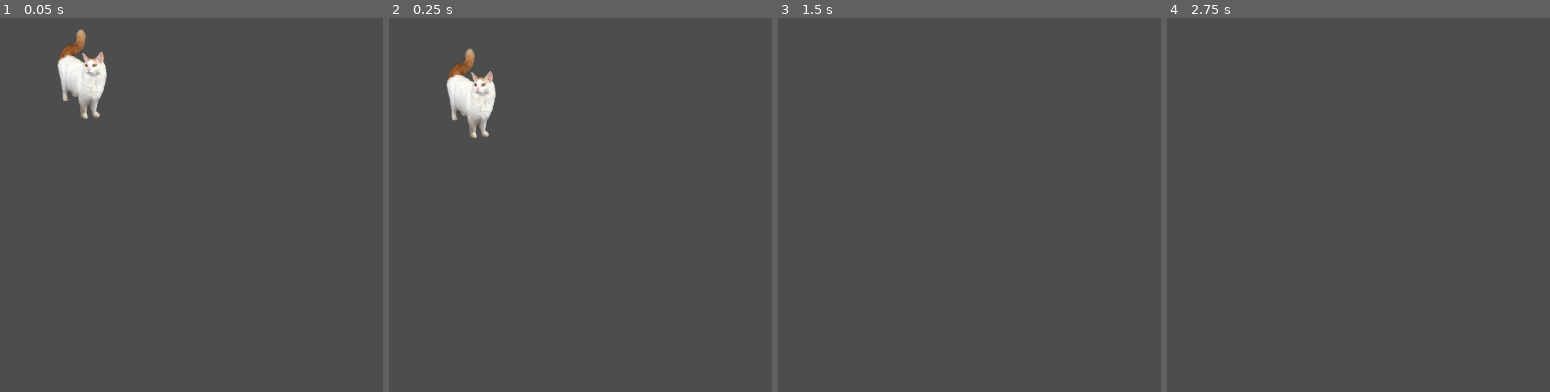
Above: before the commit, frames 1-4 (left to right).
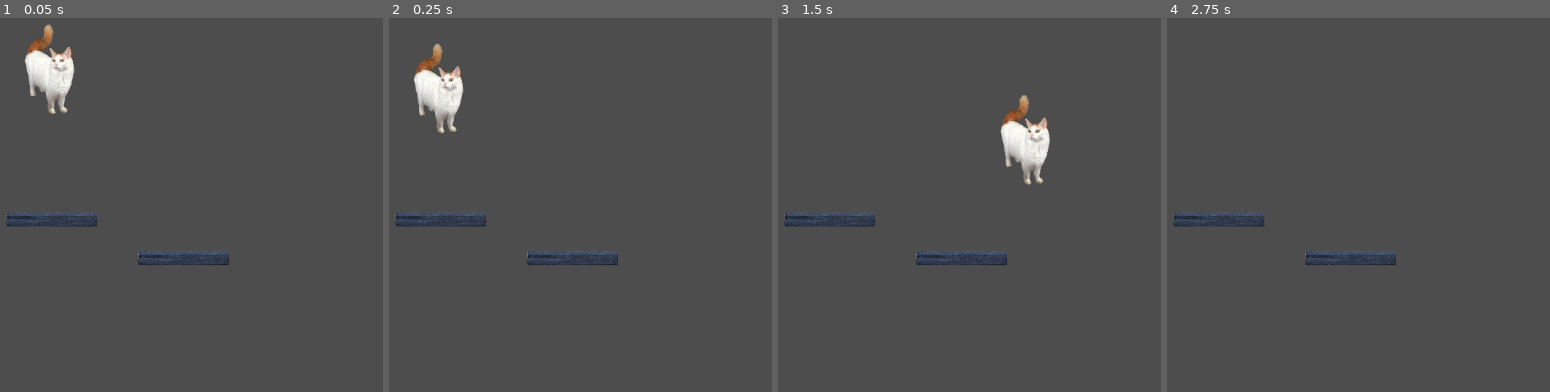
Above: after the commit, the same moments.

Repository: 24106/chef-cat
Game: Godot game, scene res://scenes/level_1.tscn
Two runs of this game, one before a commit and one after it. Both use one fixed random seed, a clock stepped at 60 frames per second and the inputs below.
Inputs:
- Up to frame 1 (0.05 s): no input
- Up to frame 2 (0.25 s): no input
- Up to frame 3 (1.5 s): tap Enter (ui_accept) at 0.5, 0.77 s; hold Right (ui_right) from 0.53 s (still down)
- Up to frame 4 (2.75 s): tap Enter (ui_accept) at 1.52 s; release Right (ui_right) at 2.03 s; hold Left (ui_left) from 2.03 s (still down)

The runs differ from the first frame. In frame 1, 4.2% of the frame differs, in the area x 1-60%, y 1-67%; in frame 2, 4.2%, in the area x 1-60%, y 6-67%; in frame 3, 3.0%; in frame 4, 1.2%.

Commit message:
adding basic platforms
so that the player has something to move on

Diff:
--- a/scenes/level_1.tscn
+++ b/scenes/level_1.tscn
@@ -1,8 +1,15 @@
 [gd_scene format=3 uid="uid://gcicvknkqeqm"]
 
 [ext_resource type="PackedScene" uid="uid://csnym1hhvp63e" path="res://scenes/prefabs/player.tscn" id="1_014kd"]
+[ext_resource type="PackedScene" uid="uid://nlo1v2x0ec0g" path="res://scenes/prefabs/platform.tscn" id="2_bswci"]
 
 [node name="level1" type="Node2D" unique_id=402238727]
 
 [node name="player" parent="." unique_id=1720179057 instance=ExtResource("1_014kd")]
-position = Vector2(187, 188)
+position = Vector2(140, 181)
+
+[node name="platform" parent="." unique_id=975258551 instance=ExtResource("2_bswci")]
+position = Vector2(143, 399)
+
+[node name="platform2" parent="." unique_id=198293701 instance=ExtResource("2_bswci")]
+position = Vector2(333, 455)
--- /dev/null
+++ b/scenes/prefabs/platform.tscn
@@ -0,0 +1,16 @@
+[gd_scene format=3 uid="uid://nlo1v2x0ec0g"]
+
+[ext_resource type="Texture2D" uid="uid://cutq53uy7s7t5" path="res://assets/platform.jpg" id="1_srpfk"]
+
+[sub_resource type="RectangleShape2D" id="RectangleShape2D_efl2r"]
+size = Vector2(131, 19)
+
+[node name="platform" type="StaticBody2D" unique_id=975258551]
+metadata/_edit_group_ = true
+
+[node name="Sprite2D" type="Sprite2D" parent="." unique_id=790271144]
+scale = Vector2(0.13100003, 0.019604895)
+texture = ExtResource("1_srpfk")
+
+[node name="CollisionShape2D" type="CollisionShape2D" parent="." unique_id=1090854629]
+shape = SubResource("RectangleShape2D_efl2r")
Binary file added: assets/platform.jpg
Not shown, added: assets/platform.jpg.import
